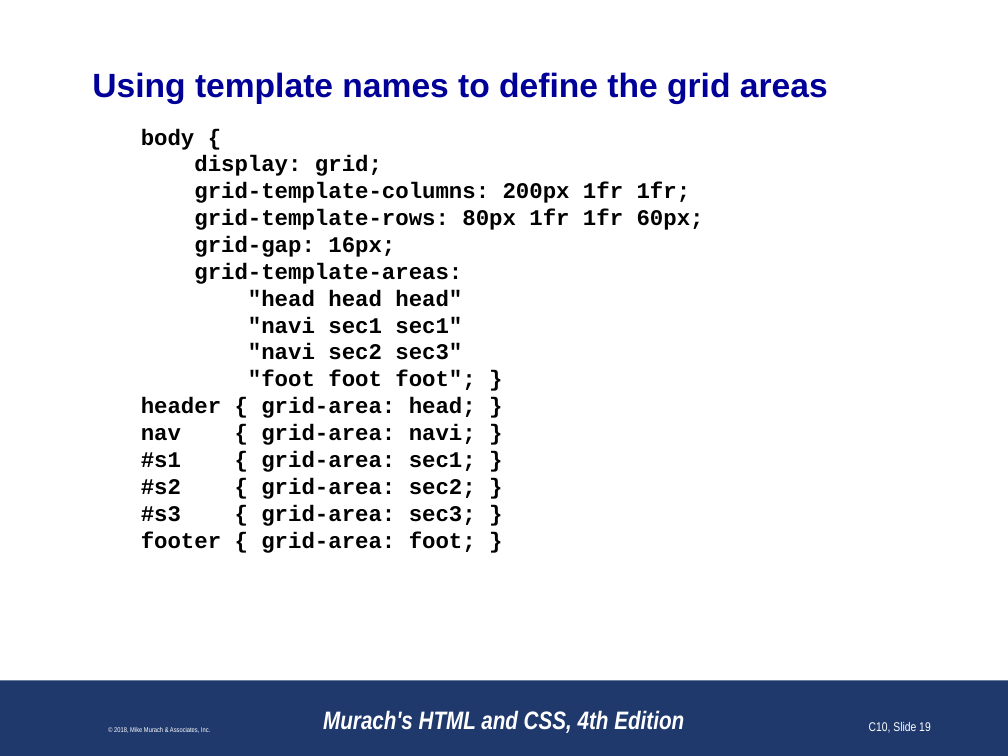
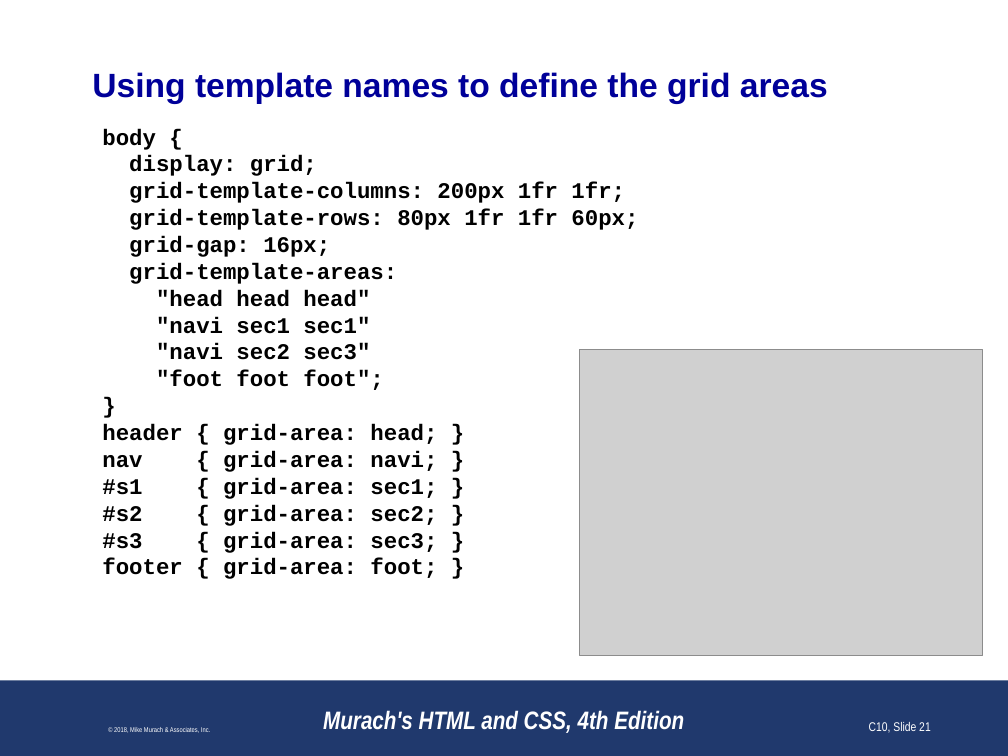
Before and after one commit to paulsmithkc/awd1000_base_lab_and_homework, a slide deck: slide 21 of murach_html_4e/slides/Chapter 10 slides (Revised).pptx (slide 19 before the commit). Drawn at 1008x756 pixels with LibreOffice and Linux fonts; fonts in the diff are those of the drawing; grey boxes stand for pictures; background and template pictures are left out. Boxes give left, top, right and bottom in pixels: in the first picture for what was removed or moved away, otherwise in the second. Text is boxed around its words. In the diff, an @@ line names an element or a change of style, - is before the commit and + after.

```diff
--- a/murach_html_4e/slides/Chapter 10 slides (Revised).pptx
+++ b/murach_html_4e/slides/Chapter 10 slides (Revised).pptx
@@ text at (x1=102, y1=128, x2=638, y2=579): indent changed @@
@@ picture added at (x1=580, y1=350, x2=983, y2=656) @@
@@ text at (x1=156, y1=370, x2=383, y2=390): text changed @@
-"foot foot foot"; }
+"foot foot foot";
+}
@@ page number at (x1=869, y1=722, x2=931, y2=733): text changed @@
-C10, Slide 19
+C10, Slide 21
```
Also in this commit, not shown: 19 other slides changed, 1 slide added, 7 slides removed.
